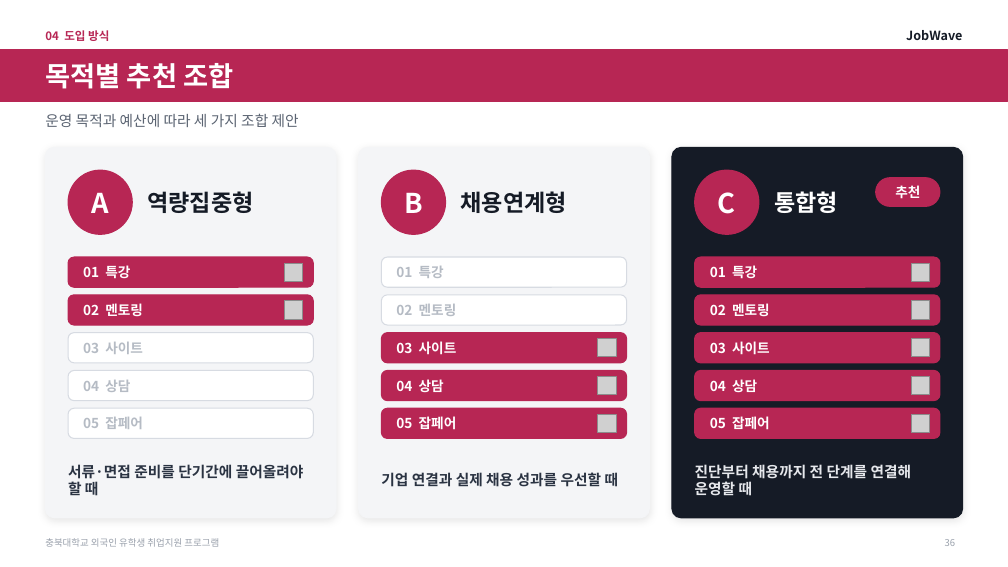
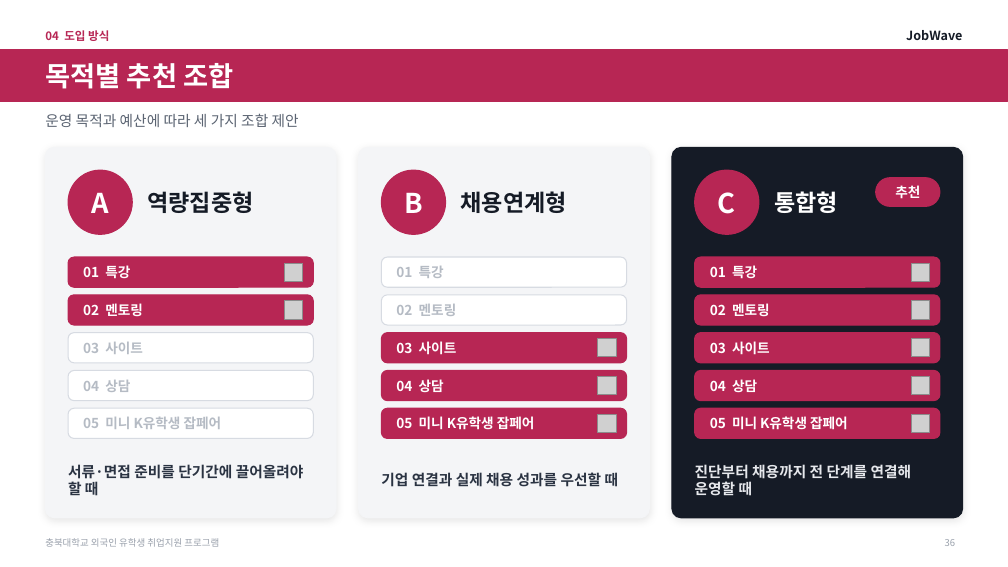
Before and after one commit to job-wave/Codex, a slide deck: slide 36 of output/jobwave-cbnu-proposal/JobWave_proposal_visual.pptx. Drawn at 1008x567 pixels with LibreOffice and Linux fonts; fonts in the diff are those of the drawing; grey boxes stand for pictures. Boxes give left, top, right and bottom in pixels: in the first picture for what was removed or moved away, otherwise in the second. Text is boxed around its words. In the diff, an @@ line names an element or a change of style, - is before the commit and + after.

```diff
--- a/output/jobwave-cbnu-proposal/JobWave_proposal_visual.pptx
+++ b/output/jobwave-cbnu-proposal/JobWave_proposal_visual.pptx
@@ text at <box>83,417,222,429</box>: text changed @@
-05 잡페어
+05 미니 K유학생 잡페어
@@ text at <box>396,416,535,430</box>: text changed @@
-05 잡페어
+05 미니 K유학생 잡페어
@@ text at <box>710,416,848,430</box>: text changed @@
-05 잡페어
+05 미니 K유학생 잡페어
```
Also in this commit, not shown: 9 other slides changed, 1 other file.
